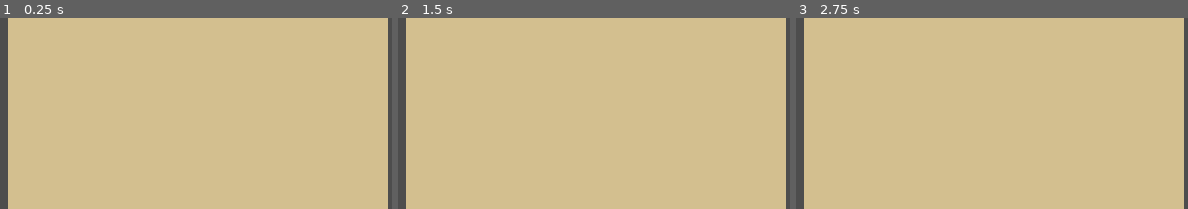
Above: before the commit, frames 1-3 (left to right).
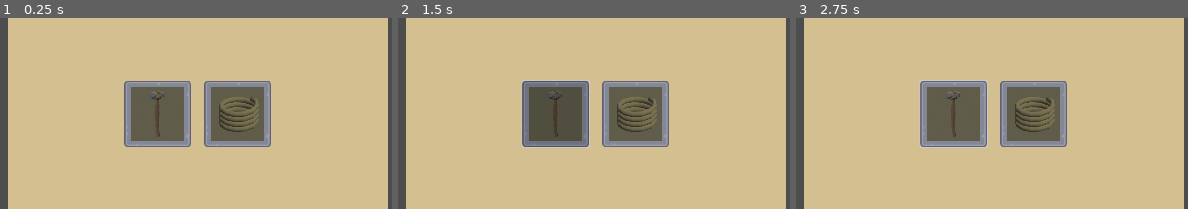
Above: after the commit, the same moments.

Repository: SzyVsSi/godot-self-learning
Game: Godot game, scene res://bulletins/player_menus/crafting_menu.tscn
Same seed, same stepped clock (60 frames per second), same inputs: the game is played once before the commit and once after it. This scene is started directly instead of the project's main scene.
Inputs (mouse positions are % of the whole screen's width and height, from its top left):
- Up to frame 1 (0.25 s): no input
- Up to frame 2 (1.5 s): click (70, 60) at 0.52 s; tap Enter at 1.25 s; move the mouse to (72, 51) at 1.27 s; hold D (move_right) from 1.28 s (still down); tap E (interact) at 1.35 s; click (72, 51) at 1.42 s
- Up to frame 3 (2.75 s): tap Space (jump) at 1.52, 2 s; release D (move_right) at 2 s; drag from (30, 63) to (45, 81) at 2.02 s
The pictures show only the part of the screen within x 50-100%, y 35-85%; the shares and areas given below are measured in that part.

The runs differ from the first frame. In frame 1, 12% of the frame differs, in the area x 31-70%, y 32-68%; in frame 2, 12%, in the area x 31-70%, y 32-69%; in frame 3, 12%.

Commit message:
gameplay: craftable resources and buttons

Diff:
--- /dev/null
+++ b/bulletins/player_menus/crafting_menu.gd
@@ -0,0 +1,15 @@
+extends PlayerMenuBase
+
+
+@onready var crafting_button_container: GridContainer = %CraftingButtonContainer
+
+
+@export var crafting_button_scene: PackedScene
+
+
+func _ready() -> void:
+	super()
+	for craftable_item_key in ItemConfig.CRAFTABLE_ITEM_KEYS:
+		var crafting_button := crafting_button_scene.instantiate()
+		crafting_button_container.add_child(crafting_button)
+		crafting_button.set_item_key(craftable_item_key)
--- a/bulletins/player_menus/crafting_menu.tscn
+++ b/bulletins/player_menus/crafting_menu.tscn
@@ -1,8 +1,23 @@
-[gd_scene load_steps=2 format=3 uid="uid://dbywcv3161fcm"]
+[gd_scene load_steps=4 format=3 uid="uid://dbywcv3161fcm"]
 
 [ext_resource type="PackedScene" uid="uid://3t2nxyekrnct" path="res://bulletins/player_menus/player_menu_base.tscn" id="1_u5w5n"]
+[ext_resource type="Script" path="res://bulletins/player_menus/crafting_menu.gd" id="2_ajq3o"]
+[ext_resource type="PackedScene" uid="uid://bea87fq8a5bi6" path="res://ui/custom_nodes/crafting_button.tscn" id="3_l44hw"]
 
 [node name="CraftingMenu" instance=ExtResource("1_u5w5n")]
+script = ExtResource("2_ajq3o")
+crafting_button_scene = ExtResource("3_l44hw")
 
 [node name="Label" parent="MarginContainer/HBoxContainer/VBoxContainer/UtilityNinePatchRect/MarginContainer/VBoxContainer/NinePatchRect" index="0"]
 text = "Crafting"
+
+[node name="CenterContainer" type="CenterContainer" parent="MarginContainer/HBoxContainer/VBoxContainer/UtilityNinePatchRect/MarginContainer/VBoxContainer" index="1"]
+layout_mode = 2
+size_flags_vertical = 3
+
+[node name="CraftingButtonContainer" type="GridContainer" parent="MarginContainer/HBoxContainer/VBoxContainer/UtilityNinePatchRect/MarginContainer/VBoxContainer/CenterContainer" index="0"]
+unique_name_in_owner = true
+layout_mode = 2
+theme_override_constants/h_separation = 32
+theme_override_constants/v_separation = 32
+columns = 3
--- a/bulletins/player_menus/player_menu_base.gd
+++ b/bulletins/player_menus/player_menu_base.gd
@@ -1,4 +1,5 @@
 extends Bulletin
+class_name PlayerMenuBase
 
 
 @onready var inventory_container: GridContainer = %InventoryContainer
--- a/bulletins/player_menus/player_menu_base.tscn
+++ b/bulletins/player_menus/player_menu_base.tscn
@@ -265,6 +265,7 @@
 
 [node name="VBoxContainer" type="VBoxContainer" parent="MarginContainer/HBoxContainer/VBoxContainer/UtilityNinePatchRect/MarginContainer"]
 layout_mode = 2
+theme_override_constants/separation = 32
 
 [node name="NinePatchRect" type="NinePatchRect" parent="MarginContainer/HBoxContainer/VBoxContainer/UtilityNinePatchRect/MarginContainer/VBoxContainer"]
 custom_minimum_size = Vector2(256, 64)
--- a/game/configs/item_config.gd
+++ b/game/configs/item_config.gd
@@ -2,18 +2,63 @@
 
 
 enum Keys {
+	# Pickuppables
 	Stick,
 	Stone,
-	Plant
+	Plant,
+	Mushroom,
+	Fruit,
+	Log,
+	Coal,
+	Flintstone,
+	RawMeat,
+	CookedMeat,
+
+	# Craftables
+	Axe,
+	Pickaxe,
+	Campfire,
+	Multitool,
+	Rope,
+	Tinderbox,
+	Torch,
+	Tent,
+	Raft
 }
+
+
+const CRAFTABLE_ITEM_KEYS: Array[Keys] = [
+	Keys.Axe,
+	#Keys.Pickaxe,
+	#Keys.Campfire,
+	#Keys.Multitool,
+	Keys.Rope,
+	#Keys.Tinderbox,
+	#Keys.Torch,
+	#Keys.Tent,
+	#Keys.Raft
+]
 
 
 const ITEM_RESOURCE_PATHS := {
 	Keys.Stick: 'res://resources/item_resources/stick_resource.tres',
 	Keys.Stone: 'res://resources/item_resources/stone_resource.tres',
-	Keys.Plant: 'res://resources/item_resources/plant_resource.tres'
+	Keys.Plant: 'res://resources/item_resources/plant_resource.tres',
+	Keys.Axe: "res://resources/item_resources/axe_resource.tres",
+	Keys.Rope: "res://resources/item_resources/rope_resource.tres"
 }
 
 
 static func get_item_resource(key: Keys) -> ItemResource:
 	return load(ITEM_RESOURCE_PATHS.get(key))
+
+
+
+const CRAFTING_BLUEPRINT_RESOURCE_PATHS := {
+	Keys.Axe: "res://resources/crafting_blueprint_resources/axe_blueprint.tres",
+	Keys.Rope: "res://resources/crafting_blueprint_resources/rope_blueprint.tres"
+}
+
+
+static func get_crafting_blueprint_resource(key: Keys) -> CraftingBlueprintResource:
+	return load(CRAFTING_BLUEPRINT_RESOURCE_PATHS.get(key))
--- /dev/null
+++ b/resources/crafting_blueprint_resources/axe_blueprint.tres
@@ -0,0 +1,24 @@
+[gd_resource type="Resource" script_class="CraftingBlueprintResource" load_steps=6 format=3 uid="uid://bt05l22i6mksb"]
+
+[ext_resource type="Script" path="res://resources/crafting_blueprint_resources/blueprint_cost_data.gd" id="1_as40b"]
+[ext_resource type="Script" path="res://resources/crafting_blueprint_resources/crafting_blueprint_resource.gd" id="2_3hr30"]
+
+[sub_resource type="Resource" id="Resource_7ujt4"]
+script = ExtResource("1_as40b")
+item_key = 0
+amount = 1
+
+[sub_resource type="Resource" id="Resource_jt8su"]
+script = ExtResource("1_as40b")
+item_key = 1
+amount = 1
+
+[sub_resource type="Resource" id="Resource_f40ks"]
+script = ExtResource("1_as40b")
+item_key = 14
+amount = 1
+
+[resource]
+script = ExtResource("2_3hr30")
+item_key = 10
+costs = Array[ExtResource("1_as40b")]([SubResource("Resource_7ujt4"), SubResource("Resource_jt8su"), SubResource("Resource_f40ks")])
--- /dev/null
+++ b/resources/crafting_blueprint_resources/blueprint_cost_data.gd
@@ -0,0 +1,6 @@
+extends Resource
+class_name BlueprintCostData
+
+
+@export var item_key := ItemConfig.Keys.Stick
+@export var amount := 1
--- /dev/null
+++ b/resources/crafting_blueprint_resources/crafting_blueprint_resource.gd
@@ -0,0 +1,6 @@
+extends Resource
+class_name CraftingBlueprintResource
+
+
+@export var item_key := ItemConfig.Keys.Axe
+@export var costs: Array[BlueprintCostData] = []
--- /dev/null
+++ b/resources/crafting_blueprint_resources/rope_blueprint.tres
@@ -0,0 +1,14 @@
+[gd_resource type="Resource" script_class="CraftingBlueprintResource" load_steps=4 format=3 uid="uid://dd0y0g55rqqtt"]
+
+[ext_resource type="Script" path="res://resources/crafting_blueprint_resources/blueprint_cost_data.gd" id="1_ov7fy"]
+[ext_resource type="Script" path="res://resources/crafting_blueprint_resources/crafting_blueprint_resource.gd" id="2_73gtt"]
+
+[sub_resource type="Resource" id="Resource_cv1sy"]
+script = ExtResource("1_ov7fy")
+item_key = 2
+amount = 2
+
+[resource]
+script = ExtResource("2_73gtt")
+item_key = 14
+costs = Array[ExtResource("1_ov7fy")]([SubResource("Resource_cv1sy")])
--- /dev/null
+++ b/resources/item_resources/axe_resource.tres
@@ -0,0 +1,11 @@
+[gd_resource type="Resource" script_class="ItemResource" load_steps=3 format=3 uid="uid://boyprunhukr1c"]
+
+[ext_resource type="Texture2D" uid="uid://cevbxorxie1v5" path="res://textures/item_icons/axe.png" id="1_4ts8n"]
+[ext_resource type="Script" path="res://resources/item_resources/item_resource.gd" id="2_u668k"]
+
+[resource]
+script = ExtResource("2_u668k")
+item_key = 10
+display_name = "Axe"
+icon = ExtResource("1_4ts8n")
+description = "A not-at-all sharp axe."
--- a/resources/item_resources/plant_resource.tres
+++ b/resources/item_resources/plant_resource.tres
@@ -8,4 +8,4 @@
 item_key = 2
 display_name = "Plant"
 icon = ExtResource("1_b681a")
-description = "A green plant"
+description = "A green plant."
--- /dev/null
+++ b/resources/item_resources/rope_resource.tres
@@ -0,0 +1,11 @@
+[gd_resource type="Resource" script_class="ItemResource" load_steps=3 format=3 uid="uid://bxoeu3o5hncox"]
+
+[ext_resource type="Texture2D" uid="uid://dmwiu48iubv4e" path="res://textures/item_icons/rope.png" id="1_0a81e"]
+[ext_resource type="Script" path="res://resources/item_resources/item_resource.gd" id="2_w3v4b"]
+
+[resource]
+script = ExtResource("2_w3v4b")
+item_key = 14
+display_name = "Rope"
+icon = ExtResource("1_0a81e")
+description = "A weirdly long rope."
--- a/resources/item_resources/stick_resource.tres
+++ b/resources/item_resources/stick_resource.tres
@@ -8,4 +8,4 @@
 item_key = 0
 display_name = "Stick"
 icon = ExtResource("1_chtqt")
-description = "A brown stick"
+description = "A brown stick."
--- a/resources/item_resources/stone_resource.tres
+++ b/resources/item_resources/stone_resource.tres
@@ -8,4 +8,4 @@
 item_key = 1
 display_name = "Stone"
 icon = ExtResource("1_r8c6i")
-description = "A resourceless rock"
+description = "A resourceless rock."
--- /dev/null
+++ b/ui/custom_nodes/crafting_button.gd
@@ -0,0 +1,12 @@
+extends TextureRect
+
+
+var item_key: ItemConfig.Keys
+
+
+@onready var icon_texture_rect: TextureRect = $MarginContainer/IconTextureRect
+
+
+func set_item_key(_item_key: ItemConfig.Keys) -> void:
+	item_key = _item_key
+	icon_texture_rect.texture = ItemConfig.get_item_resource(item_key).icon
--- /dev/null
+++ b/ui/custom_nodes/crafting_button.tscn
@@ -0,0 +1,67 @@
+[gd_scene load_steps=7 format=3 uid="uid://bea87fq8a5bi6"]
+
+[ext_resource type="Texture2D" uid="uid://oq8xfy218npr" path="res://textures/panel_blue.png" id="1_ciwpo"]
+[ext_resource type="Script" path="res://ui/custom_nodes/crafting_button.gd" id="2_m7psl"]
+
+[sub_resource type="StyleBoxFlat" id="StyleBoxFlat_tdd0k"]
+bg_color = Color(0.352941, 0.352941, 0.352941, 0.54902)
+corner_radius_top_left = 10
+corner_radius_top_right = 10
+corner_radius_bottom_right = 10
+corner_radius_bottom_left = 10
+
+[sub_resource type="StyleBoxFlat" id="StyleBoxFlat_nadp7"]
+bg_color = Color(0, 0, 0, 0.0784314)
+corner_radius_top_left = 10
+corner_radius_top_right = 10
+corner_radius_bottom_right = 10
+corner_radius_bottom_left = 10
+
+[sub_resource type="StyleBoxFlat" id="StyleBoxFlat_8vdas"]
+bg_color = Color(0, 0, 0, 0.156863)
+corner_radius_top_left = 10
+corner_radius_top_right = 10
+corner_radius_bottom_right = 10
+corner_radius_bottom_left = 10
+
+[sub_resource type="StyleBoxFlat" id="StyleBoxFlat_5f3rq"]
+bg_color = Color(0.6, 0.6, 0.6, 0)
+corner_radius_top_left = 10
+corner_radius_top_right = 10
+corner_radius_bottom_right = 10
+corner_radius_bottom_left = 10
+
+[node name="CraftingButton" type="TextureRect"]
+custom_minimum_size = Vector2(160, 160)
+offset_right = 40.0
+offset_bottom = 40.0
+texture = ExtResource("1_ciwpo")
+script = ExtResource("2_m7psl")
+
+[node name="MarginContainer" type="MarginContainer" parent="."]
+layout_mode = 1
+anchors_preset = 15
+anchor_right = 1.0
+anchor_bottom = 1.0
+grow_horizontal = 2
+grow_vertical = 2
+theme_override_constants/margin_left = 16
+theme_override_constants/margin_top = 16
+theme_override_constants/margin_right = 16
+theme_override_constants/margin_bottom = 16
+
+[node name="IconTextureRect" type="TextureRect" parent="MarginContainer"]
+layout_mode = 2
+expand_mode = 1
+
+[node name="Button" type="Button" parent="."]
+layout_mode = 1
+anchors_preset = 15
+anchor_right = 1.0
+anchor_bottom = 1.0
+grow_horizontal = 2
+grow_vertical = 2
+theme_override_styles/disabled = SubResource("StyleBoxFlat_tdd0k")
+theme_override_styles/hover = SubResource("StyleBoxFlat_nadp7")
+theme_override_styles/pressed = SubResource("StyleBoxFlat_8vdas")
+theme_override_styles/normal = SubResource("StyleBoxFlat_5f3rq")
